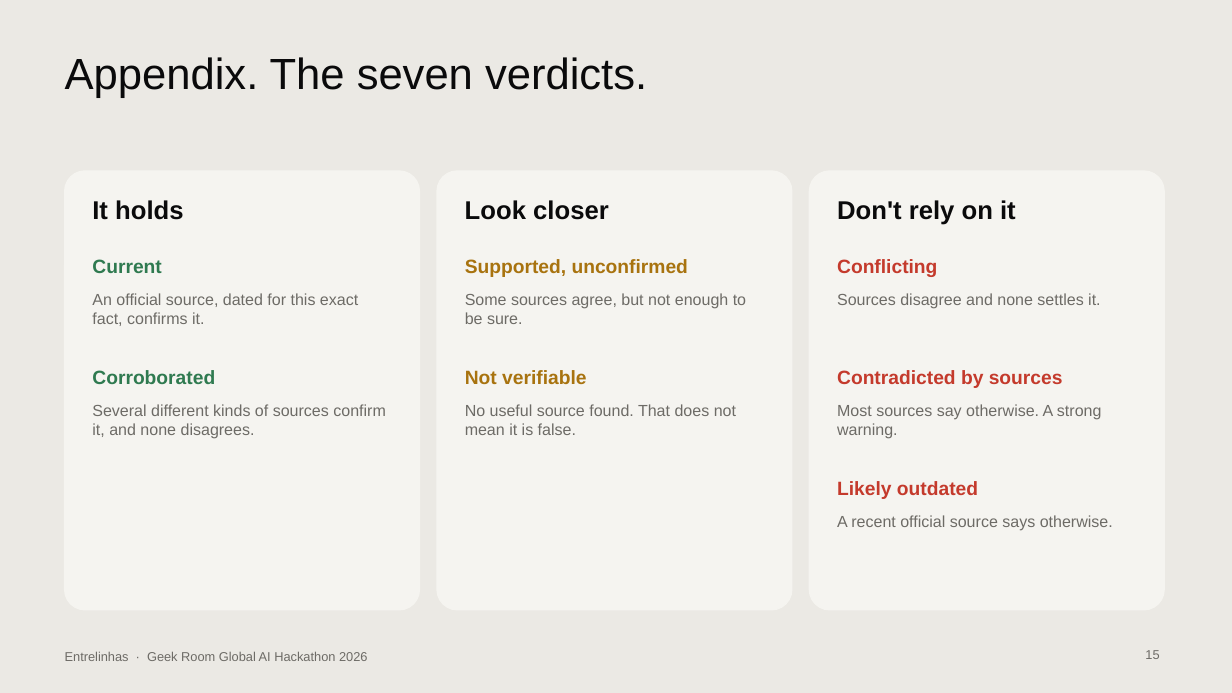
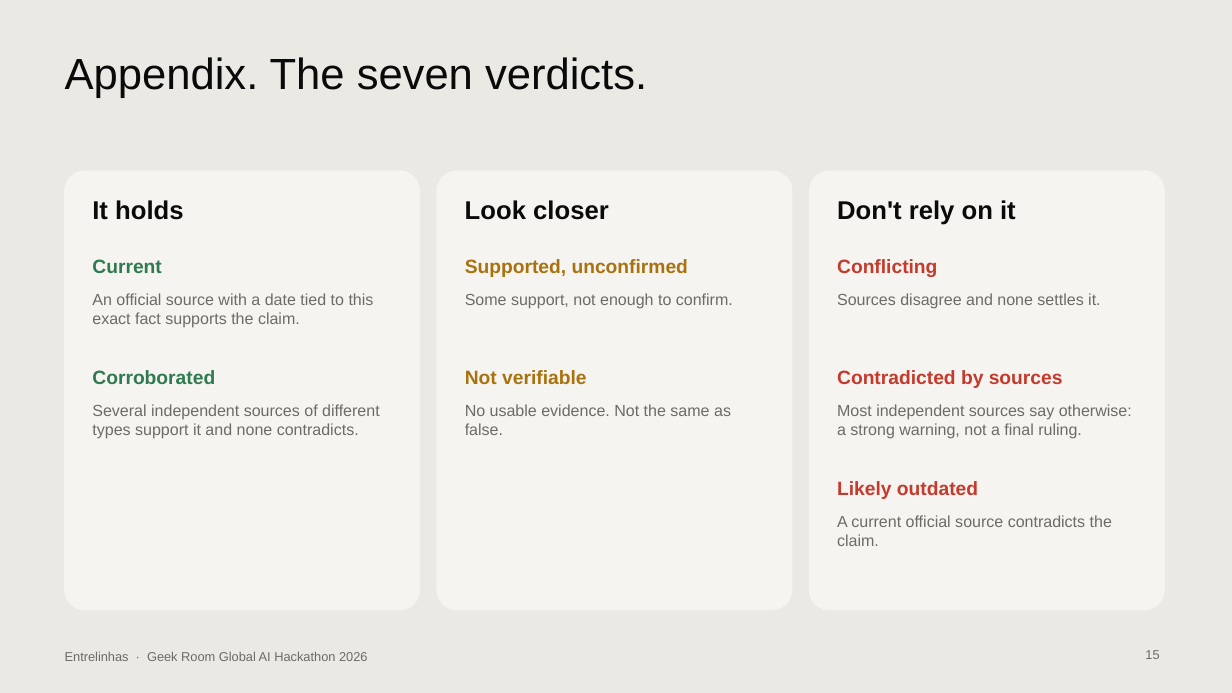
Before and after one commit to contatoalicecandido-lab/entrelinhas, a slide deck: slide 15 of submission/Entrelinhas_Pitch_Deck.pptx. Drawn at 1232x693 pixels with LibreOffice and Linux fonts; fonts in the diff are those of the drawing. Boxes give left, top, right and bottom in pixels: in the first picture for what was removed or moved away, otherwise in the second. Text is boxed around its words. In the diff, an @@ line names an element or a change of style, - is before the commit and + after.

```diff
--- a/submission/Entrelinhas_Pitch_Deck.pptx
+++ b/submission/Entrelinhas_Pitch_Deck.pptx
@@ text at <box>92,293,374,328</box>: text changed @@
-An official source, dated for this exact fact, confirms it.
+An official source with a date tied to this exact fact supports the claim.
@@ text at <box>465,293,733,309</box>: text changed @@
-Some sources agree, but not enough to be sure.
+Some support, not enough to confirm.
@@ text at <box>92,404,380,439</box>: text changed @@
-Several different kinds of sources confirm it, and none disagrees.
+Several independent sources of different types support it and none contradicts.
@@ text at <box>465,404,731,435</box>: text changed @@
-No useful source found. That does not mean it is false.
+No usable evidence. Not the same as false.
@@ text at <box>837,404,1132,439</box>: text changed @@
-Most sources say otherwise. A strong warning.
+Most independent sources say otherwise: a strong warning, not a final ruling.
@@ text at <box>837,515,1112,546</box>: text changed @@
-A recent official source says otherwise.
+A current official source contradicts the claim.
```
Also in this commit, not shown: 13 other slides changed, 1 slide added, 1 slide removed, 2 other files.
